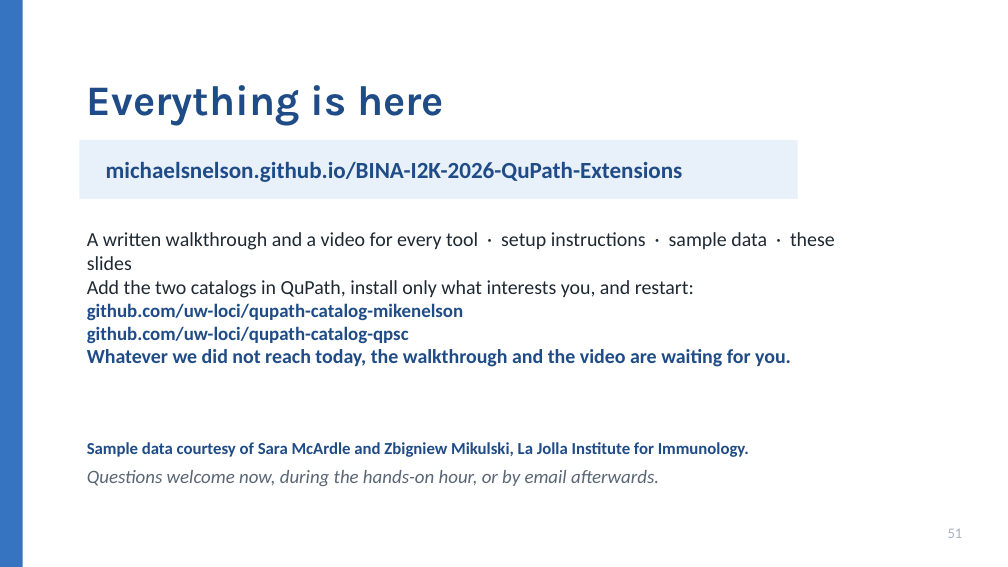
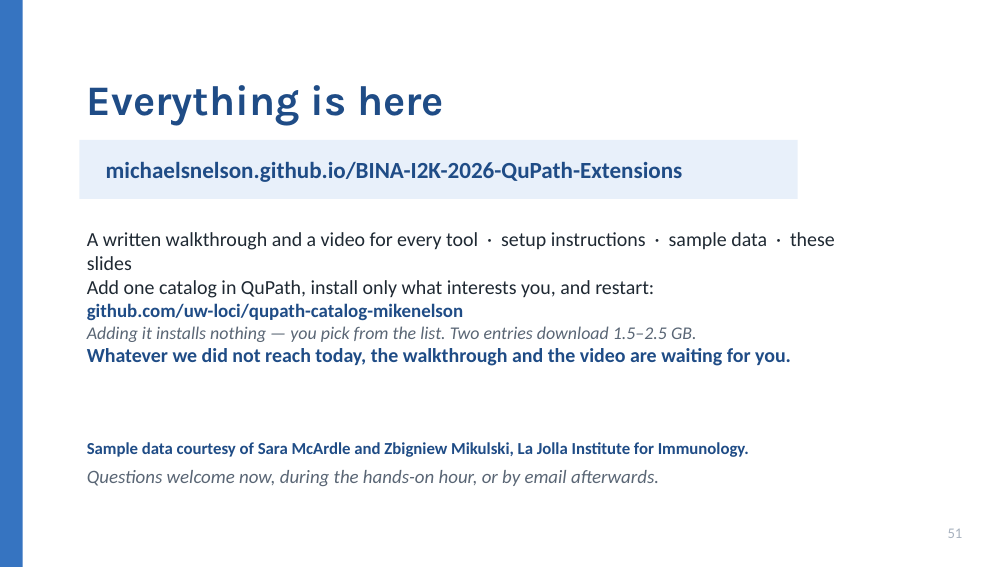
Before and after one commit to MichaelSNelson/BINA-I2K-2026-QuPath-Extensions, a slide deck: slide 51 of I2K_2026_QuPath_Extensions.pptx. Drawn at 1008x567 pixels with LibreOffice and Linux fonts; fonts in the diff are those of the drawing. Boxes give left, top, right and bottom in pixels: in the first picture for what was removed or moved away, otherwise in the second. Text is boxed around its words. In the diff, an @@ line names an element or a change of style, - is before the commit and + after.

```diff
--- a/I2K_2026_QuPath_Extensions.pptx
+++ b/I2K_2026_QuPath_Extensions.pptx
@@ text at bbox=[87, 232, 835, 366]: text changed; text colour #1F4C86 to #1F2933; bold off @@
-A written walkthrough and a video for every tool · setup instructions · sample data · these slides
-Add the two catalogs in QuPath, install only what interests you, and restart:
-github.com/uw-loci/qupath-catalog-mikenelson
-github.com/uw-loci/qupath-catalog-qpsc
-Whatever we did not reach today, the walkthrough and the video are waiting for you.
+A written walkthrough and a video for every tool · setup instructions · sample data · these slides
+Add one catalog in QuPath, install only what interests you, and restart:
+github.com/uw-loci/qupath-catalog-mikenelson
+Adding it installs nothing — you pick from the list. Two entries download 1.5–2.5 GB.
+Whatever we did not reach today, the walkthrough and the video are waiting for you.
```
Also in this commit, not shown: 1 other slide changed, 14 other files.
